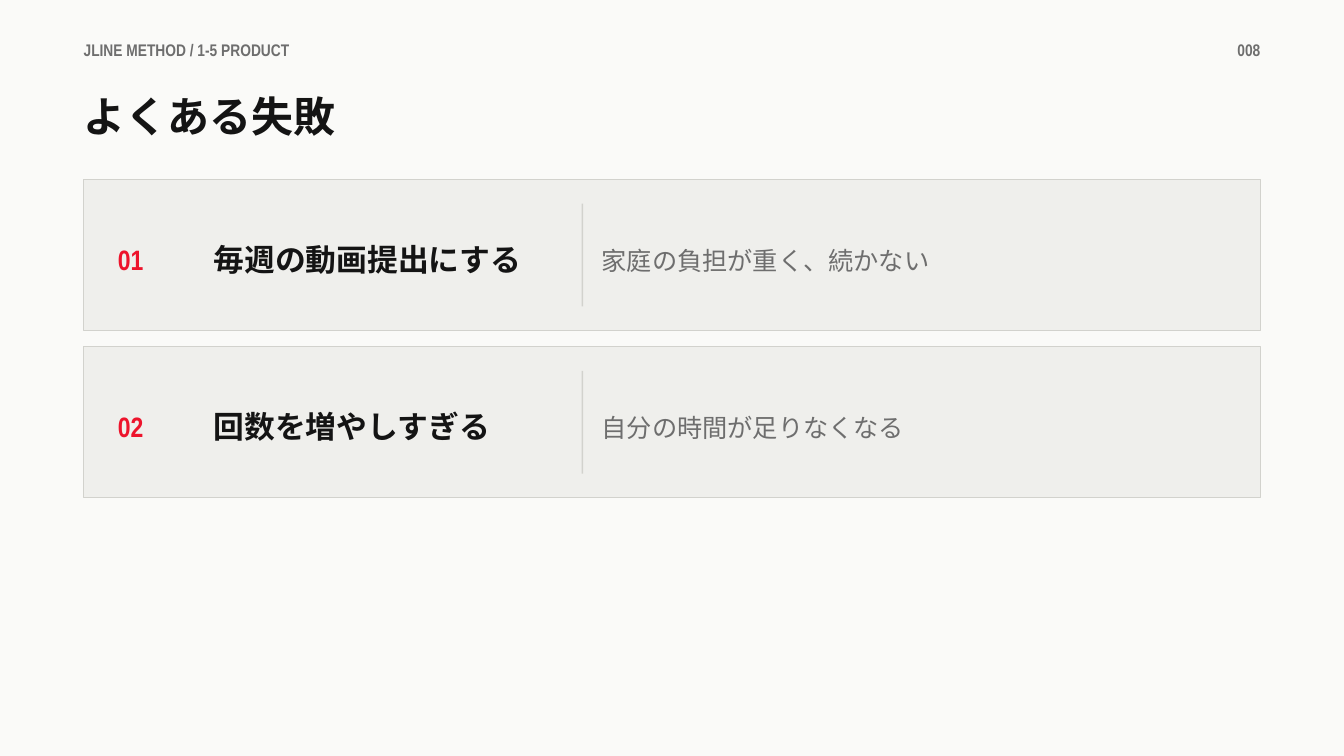
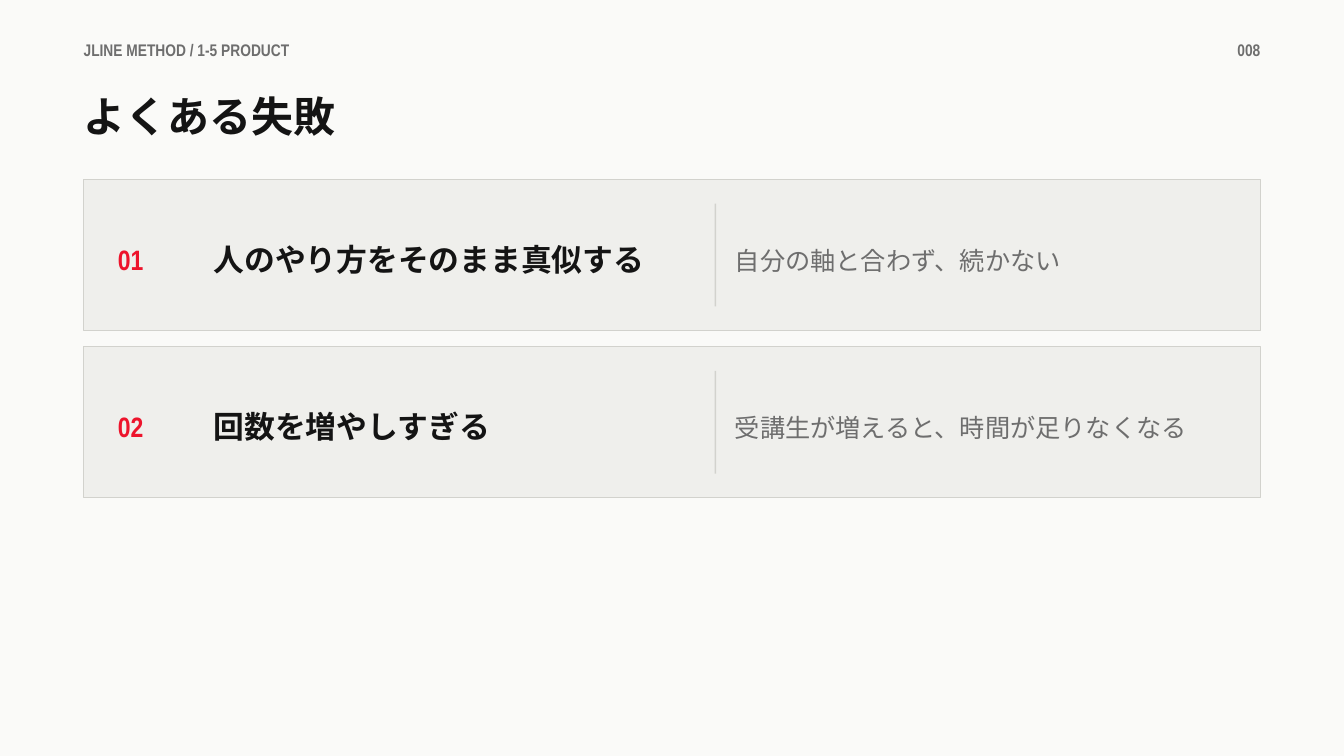
Before and after one commit to takafumisuzuki1117-sys/takafumi_suzuki, a slide deck: slide 8 of JLINEメソッド/教材/1章/1-5_商品の形.pptx. Drawn at 1344x756 pixels with LibreOffice and Linux fonts; fonts in the diff are those of the drawing. Boxes give left, top, right and bottom in pixels: in the first picture for what was removed or moved away, otherwise in the second. Text is boxed around its words. In the diff, an @@ line names an element or a change of style, - is before the commit and + after.

```diff
--- a/JLINEメソッド/教材/1章/1-5_商品の形.pptx
+++ b/JLINEメソッド/教材/1章/1-5_商品の形.pptx
@@ rectangle: place and size @@
-rectangle at bbox=[582, 204, 583, 307]
+rectangle at bbox=[715, 204, 716, 307]
@@ text at bbox=[214, 244, 645, 274]: text changed @@
-毎週の動画提出にする
+人のやり方をそのまま真似する
@@ text at bbox=[735, 249, 1061, 272]: text changed @@
-家庭の負担が重く、続かない
+自分の軸と合わず、続かない
@@ rectangle: place and size @@
-rectangle at bbox=[582, 371, 583, 474]
+rectangle at bbox=[715, 371, 716, 474]
@@ text at bbox=[735, 416, 1187, 439]: text changed @@
-自分の時間が足りなくなる
+受講生が増えると、時間が足りなくなる
```
Also in this commit, not shown: 7 other slides changed, 1 slide added, 1 slide removed, 27 other files.
